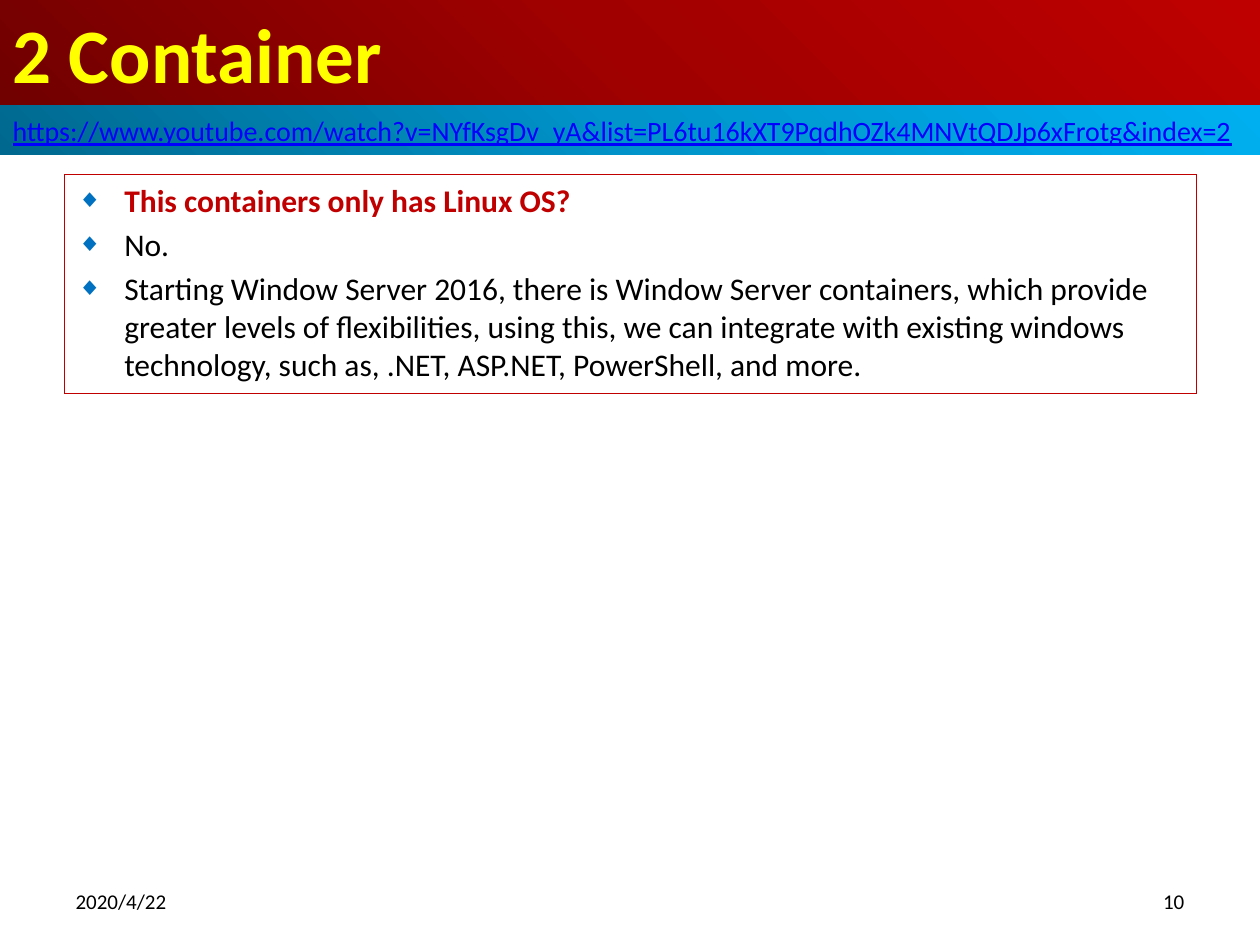
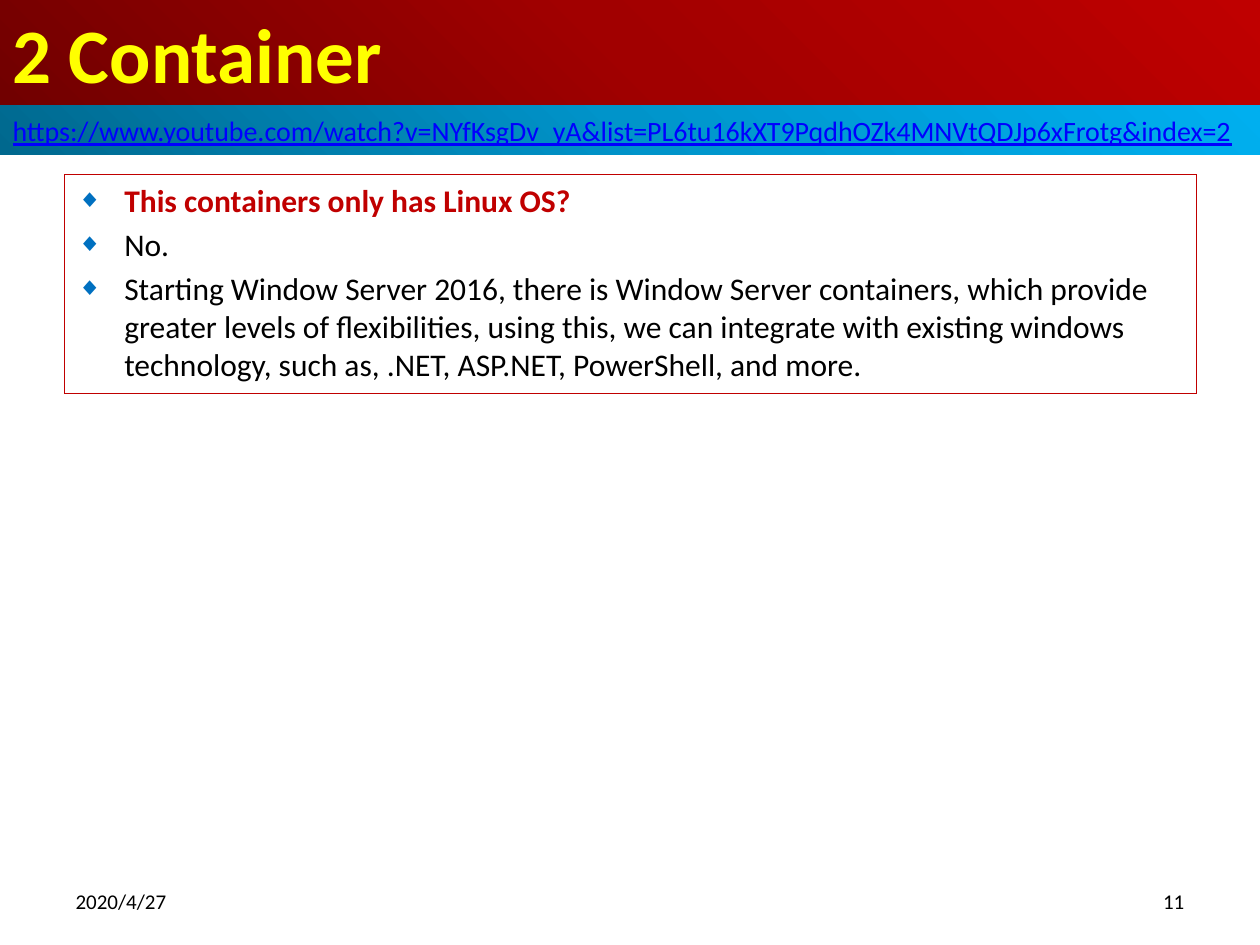
Before and after one commit to peterhchen/800-Docker, a slide deck: slide 11 of 02_Container.pptx (slide 10 before the commit). Drawn at 1260x945 pixels with LibreOffice and Linux fonts; fonts in the diff are those of the drawing. Boxes give left, top, right and bottom in pixels: in the first picture for what was removed or moved away, otherwise in the second. Text is boxed around its words. In the diff, an @@ line names an element or a change of style, - is before the commit and + after.

Commit message:
Container and Image

```diff
--- a/02_Container.pptx
+++ b/02_Container.pptx
@@ text at [76, 894, 167, 910]: text changed @@
-2020/4/22
+2020/4/27
@@ page number at [1163, 895, 1184, 909]: text changed @@
-10
+11
```
Also in this commit, not shown: 10 other slides changed, 1 slide added, 1 other file.
